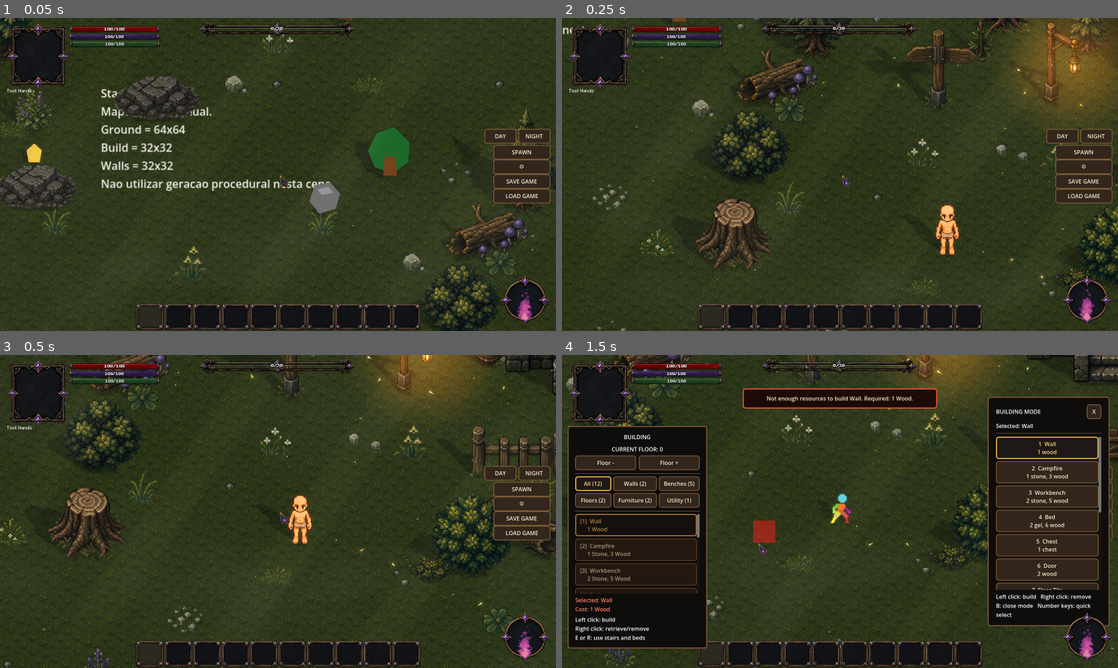
Above: before the commit, frames 1-4 (two rows, left to right).
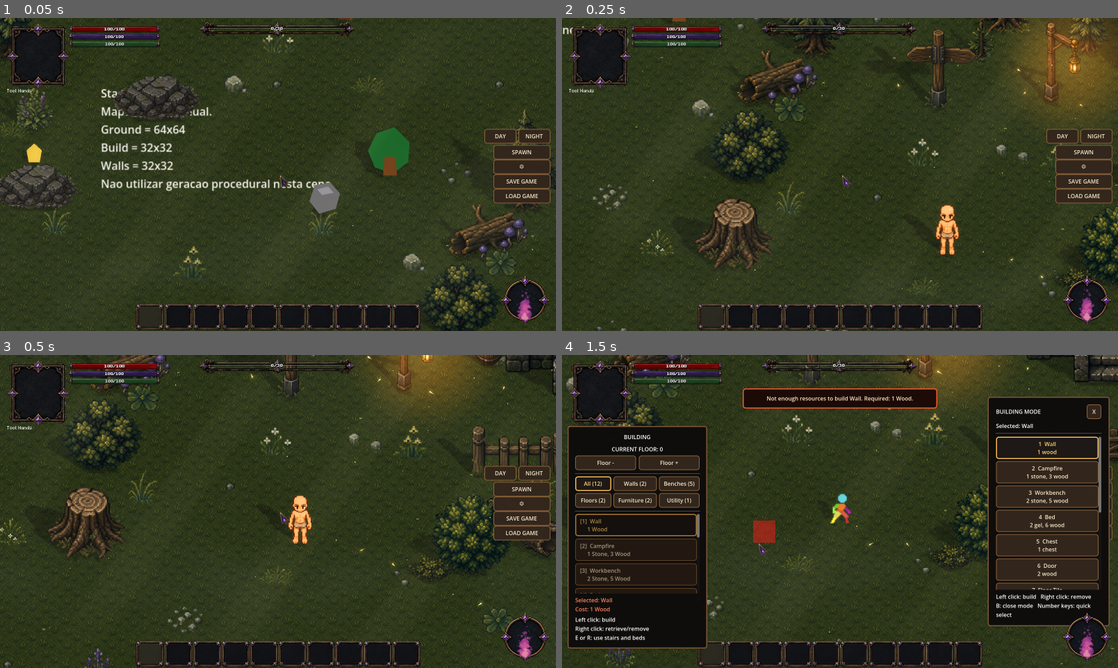
Above: after the commit, the same moments.

Repository: ramonsamagaio/Oathwake-Main
Game: Godot game, scene res://scenes/game/Game.tscn
Two runs of this game, one before a commit and one after it. Both use one fixed random seed, a clock stepped at 60 frames per second and the inputs below. This scene is started directly instead of the project's main scene. Sound files missing from this copy of the repository are replaced by a short silence.
Inputs (mouse positions are in pixels of both pictures, inside the frame that each line leads up to):
- Up to frame 1 (0.05 s): no input
- Up to frame 2 (0.25 s): no input
- Up to frame 3 (0.5 s): no input
- Up to frame 4 (1.5 s): tap Enter at 0.5 s; move the mouse to (962, 495) at 0.52 s; hold D 0.53-1.25 s; tap B at 0.6 s; click (962, 495) at 0.67 s; tap Space at 0.77 s; drag from (728, 527) to (812, 574) at 1.27 s

The runs differ from the first frame. In frame 1, 0.3% of the frame differs, in the area x 2-97%, y 22-98%; in frame 2, 0.2%; in frame 3, 0.2%; in frame 4, 0.1%.

Commit message:
Cancel monster attacks when leaving the active screen

Diff:
--- a/scripts/enemies/EnemyScreenCombatSuite.gd
+++ b/scripts/enemies/EnemyScreenCombatSuite.gd
@@ -35,6 +35,9 @@
 		move_and_slide()
 		return
 
+	if _attack_in_progress and not is_visible_for_activation():
+		_cancel_active_attack()
+
 	# Attack timing is asynchronous. Holding the body still here prevents the AI
 	# locomotion pass from sliding a monster through its windup and recovery.
 	if _attack_in_progress:
@@ -49,14 +52,21 @@
 
 
 func _update_movement(delta: float) -> Dictionary:
-	if is_stunned() or _attack_in_progress or not is_visible_for_activation():
-		return {
-			"velocity": Vector2.ZERO,
-			"state": "idle",
-			"facing_direction": facing_direction,
-			"visual_offset": Vector2.ZERO,
-		}
+	if not is_visible_for_activation():
+		_cancel_active_attack()
+		return _idle_motion_result()
+	if is_stunned() or _attack_in_progress:
+		return _idle_motion_result()
 	return super._update_movement(delta)
+
+
+func _idle_motion_result() -> Dictionary:
+	return {
+		"velocity": Vector2.ZERO,
+		"state": "idle",
+		"facing_direction": facing_direction,
+		"visual_offset": Vector2.ZERO,
+	}
 
 
 func is_visible_for_activation() -> bool:
@@ -79,17 +89,21 @@
 		return
 	var resolved_duration := DEFAULT_STUN_DURATION if float(duration) <= 0.0 else float(duration)
 	_stun_time_left = maxf(_stun_time_left, resolved_duration)
-	_attack_sequence += 1
-	var interrupted_attack := _attack_in_progress
-	_attack_in_progress = false
+	_cancel_active_attack()
 	velocity = Vector2.ZERO
 	damage_timer = maxf(damage_timer, resolved_duration)
 	_play_forced_animation("hurt")
 	set_meta("combat_stunned", true)
 	modulate = Color(0.76, 0.86, 1.0, 1.0)
 	FloatingCombatTextSpawner.show_text("STUN", global_position + Vector2(0, -34), Color(0.72, 0.88, 1.0, 1.0), false, "damage_number")
-	if interrupted_attack:
-		attack_finished.emit()
+
+
+func _cancel_active_attack() -> void:
+	if not _attack_in_progress:
+		return
+	_attack_sequence += 1
+	_attack_in_progress = false
+	attack_finished.emit()
 
 
 func is_stunned() -> bool:
@@ -105,7 +119,7 @@
 
 
 func _attack_player() -> void:
-	if _attack_in_progress or is_stunned():
+	if _attack_in_progress or is_stunned() or not is_visible_for_activation():
 		return
 
 	_attack_sequence += 1
@@ -141,7 +155,7 @@
 
 
 func _is_attack_sequence_valid(sequence: int) -> bool:
-	if not is_inside_tree() or is_dead or is_stunned():
+	if not is_inside_tree() or is_dead or is_stunned() or not is_visible_for_activation():
 		return false
 	if sequence != _attack_sequence or not _attack_in_progress:
 		return false
